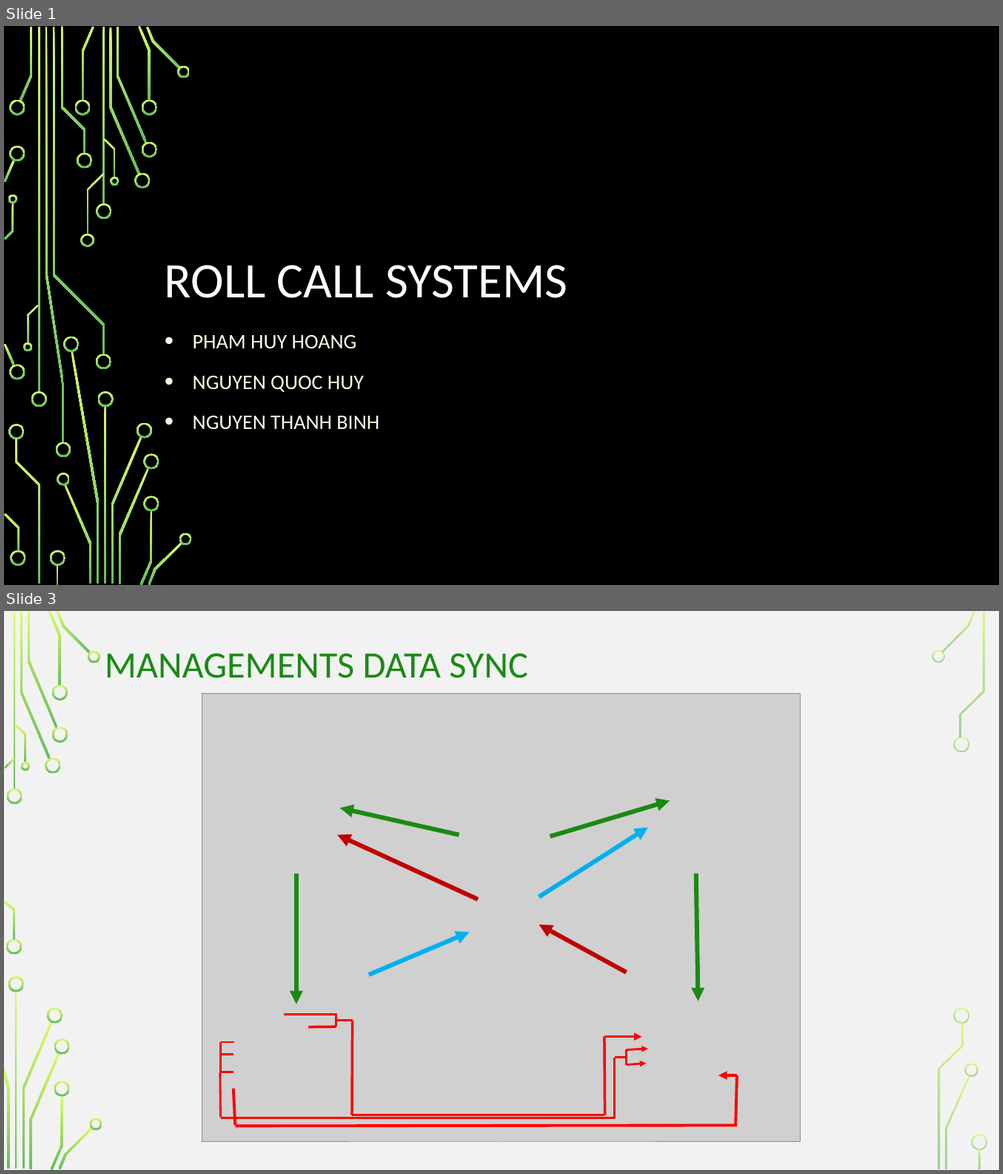
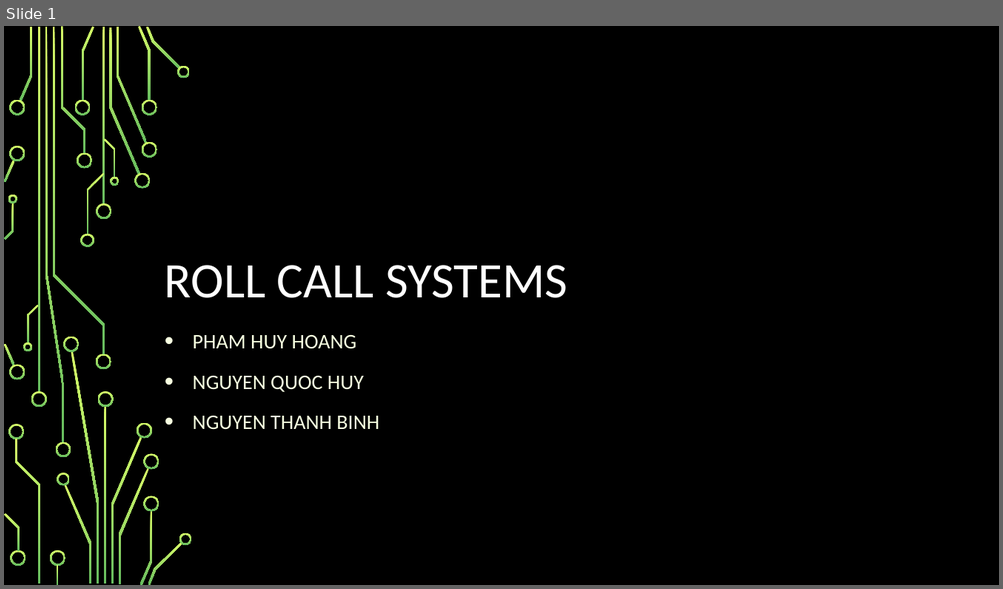
Before and after one commit to conanak99/roll-system-mobile, a slide deck: Document/Slide/Sync Database.pptx. Shown one above the other, each under a label of ours: slides 1 and 3 before the commit, slide 1 after it; the slides between them are not shown. The pictures are 1003x1174 and 1003x589 pixels, drawn with LibreOffice and Linux fonts; fonts in the diff are those of the drawing; grey boxes stand for pictures; background and template pictures are left out. Boxes give left, top, right and bottom in pixels: in the first picture for what was removed or moved away, otherwise in the second. Text is boxed around its words. In the diff, an @@ line names an element or a change of style, - is before the commit and + after.

```diff
--- a/Document/Slide/Sync Database.pptx
+++ b/Document/Slide/Sync Database.pptx
@@ slide 3 removed at [4,611,999,1170], background picture (left out) @@
@@ title removed at [105,653,528,678] @@
-MANAGEMENTS DATA SYNC
@@ picture removed at [202,694,801,1142] @@
@@ arrow removed from (459, 834) to (340, 808) @@
@@ arrow removed from (550, 836) to (669, 801) @@
@@ arrow removed from (539, 897) to (648, 827) @@
@@ arrow removed from (478, 900) to (338, 834) @@
@@ arrow removed from (296, 874) to (296, 1004) @@
@@ arrow removed from (696, 874) to (698, 1001) @@
@@ arrow removed from (369, 975) to (469, 933) @@
@@ arrow removed from (626, 973) to (539, 925) @@
@@ group removed at [284,1014,642,1116]: 7 lines, 1 arrow @@
@@ group removed at [220,1042,648,1119]: 9 lines, 2 arrows @@
@@ group removed at [233,1076,737,1127]: 3 lines, 1 arrow @@
@@ group removed at [4,611,987,1170]: 33 freeform shapes, 3 rectangles @@
```
Also in this commit, not shown: 1 slide changed, 1 slide added, 1 other slide removed, 1 other file.
